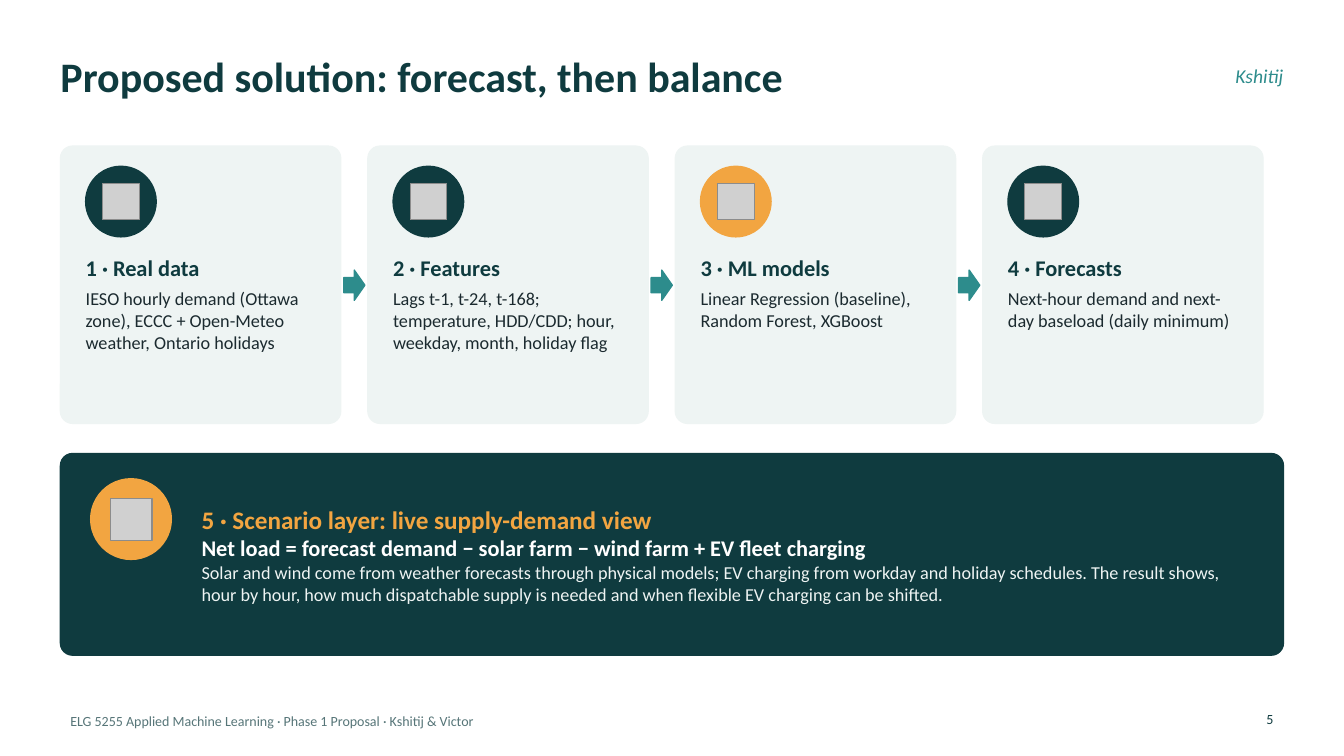
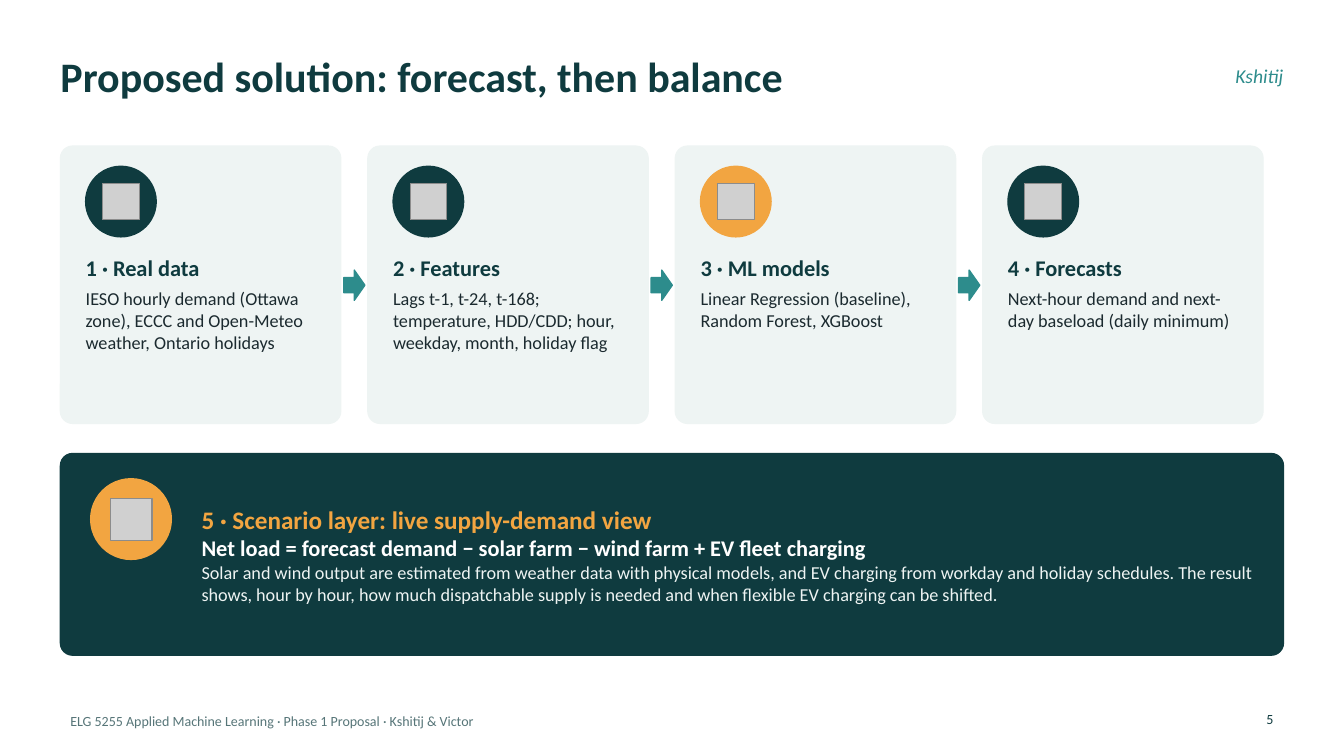
Before and after one commit to KshitijV97/smart-grid-analytics, a slide deck: slide 5 of presentation/ELG5255_Phase1_Ottawa_Load_Forecasting.pptx. Drawn at 1344x756 pixels with LibreOffice and Linux fonts; fonts in the diff are those of the drawing; grey boxes stand for pictures. Boxes give left, top, right and bottom in pixels: in the first picture for what was removed or moved away, otherwise in the second. Text is boxed around its words. In the diff, an @@ line names an element or a change of style, - is before the commit and + after.

```diff
--- a/presentation/ELG5255_Phase1_Ottawa_Load_Forecasting.pptx
+++ b/presentation/ELG5255_Phase1_Ottawa_Load_Forecasting.pptx
@@ text at (86,292,303,352): text changed @@
-IESO hourly demand (Ottawa zone), ECCC + Open-Meteo weather, Ontario holidays
+IESO hourly demand (Ottawa zone), ECCC and Open-Meteo weather, Ontario holidays
@@ text at (202,566,1252,604): text changed @@
-Solar and wind come from weather forecasts through physical models; EV charging from workday and holiday schedules. The result shows, hour by hour, how much dispatchable supply is needed and when flexible EV charging can be shifted.
+Solar and wind output are estimated from weather data with physical models, and EV charging from workday and holiday schedules. The result shows, hour by hour, how much dispatchable supply is needed and when flexible EV charging can be shifted.
```
Also in this commit, not shown: 10 other slides changed, 5 other files.
